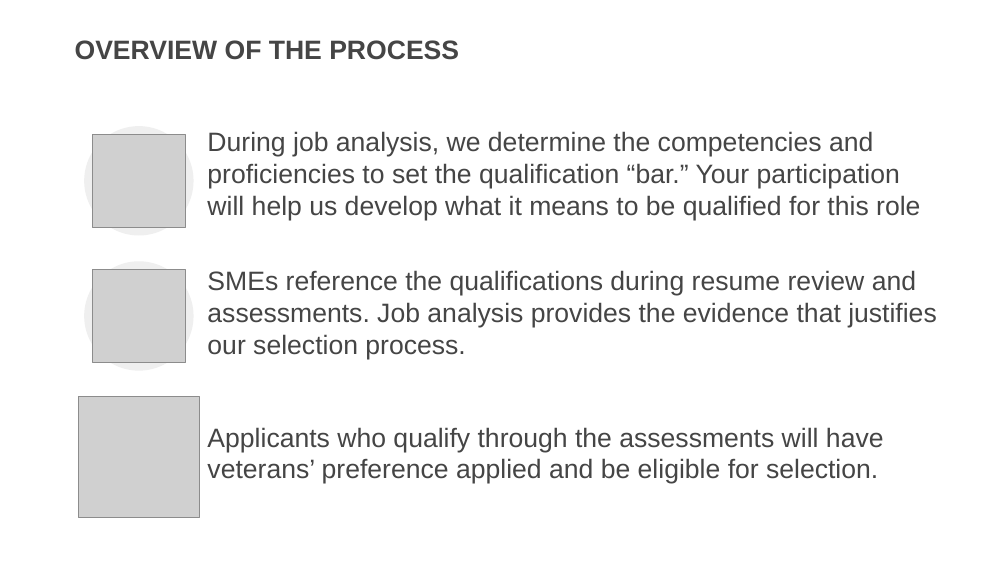
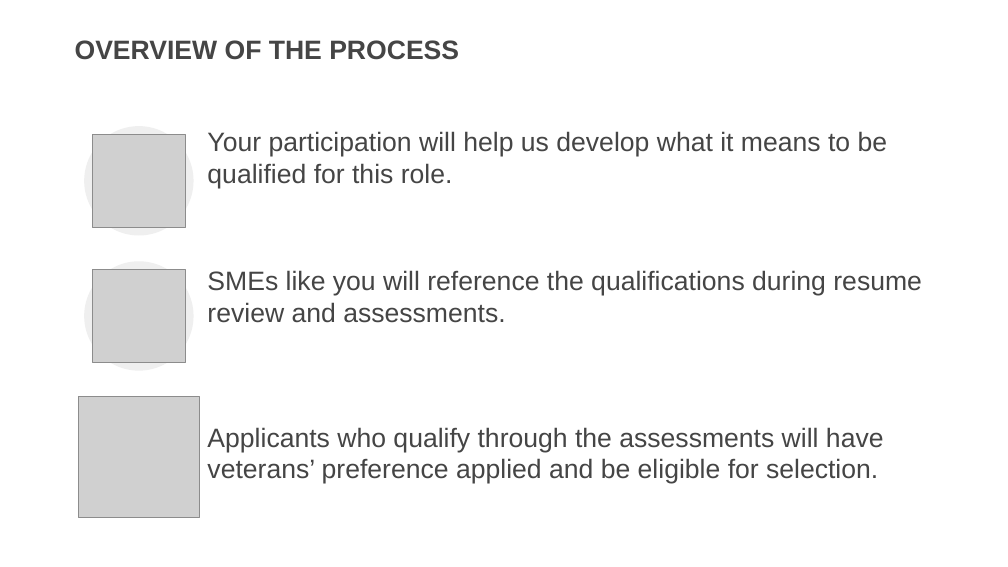
Before and after one commit to usds/SME-QA-Website, a slide deck: slide 11 of toolkit/job-analysis/job-analysis-presentation.pptx. Drawn at 1008x567 pixels with LibreOffice and Linux fonts; fonts in the diff are those of the drawing; grey boxes stand for pictures. Boxes give left, top, right and bottom in pixels: in the first picture for what was removed or moved away, otherwise in the second. Text is boxed around its words. In the diff, an @@ line names an element or a change of style, - is before the commit and + after.

```diff
--- a/toolkit/job-analysis/job-analysis-presentation.pptx
+++ b/toolkit/job-analysis/job-analysis-presentation.pptx
@@ text at (x1=207, y1=131, x2=888, y2=188): text changed @@
-During job analysis, we determine the competencies and proficiencies to set the qualification “bar.” Your participation will help us develop what it means to be qualified for this role
+Your participation will help us develop what it means to be qualified for this role.
@@ text at (x1=207, y1=270, x2=922, y2=323): text changed @@
-SMEs reference the qualifications during resume review and assessments. Job analysis provides the evidence that justifies our selection process.
+SMEs like you will reference the qualifications during resume review and assessments.
```
Also in this commit, not shown: 20 other slides changed, 3 slides added.
